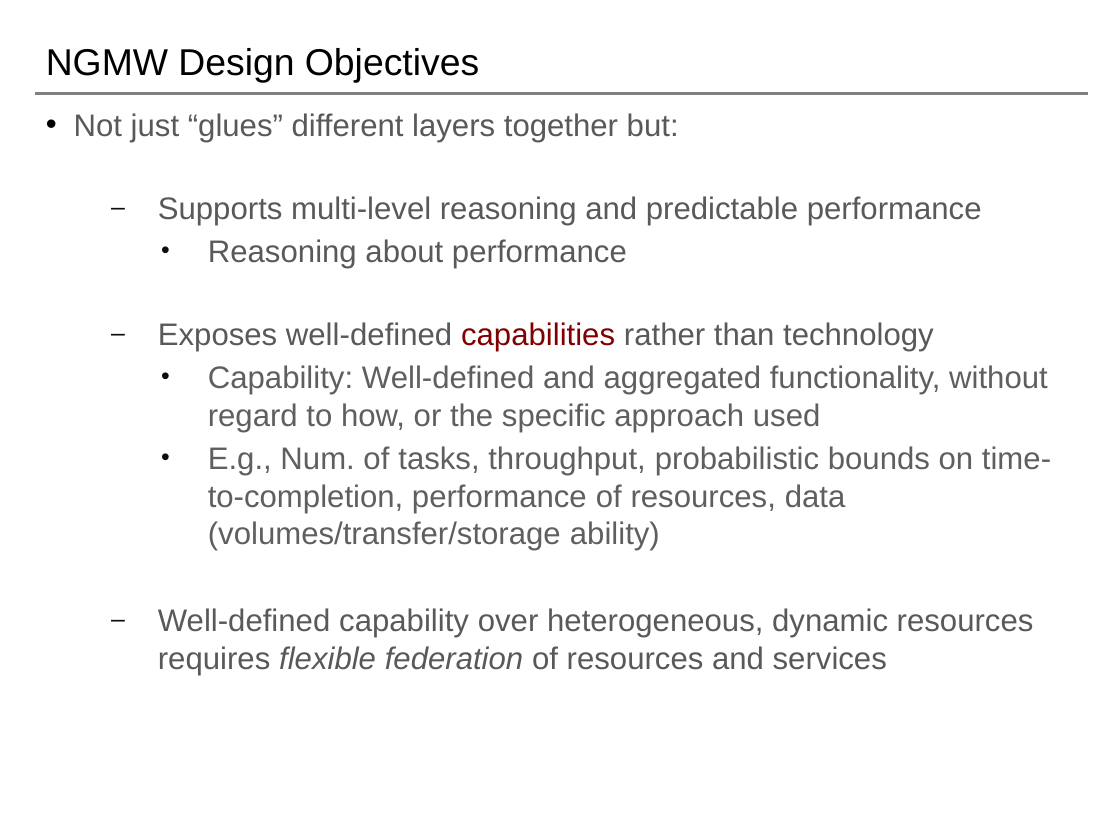
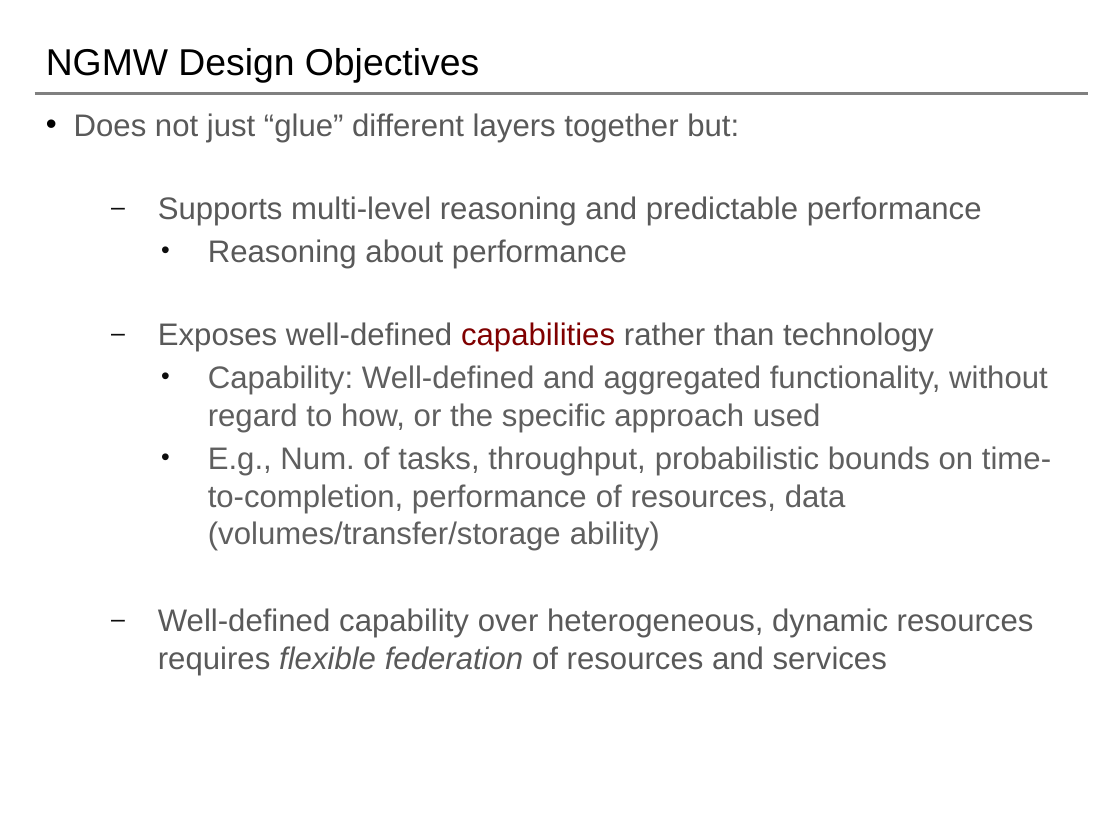
Before and after one commit to saga-project/NGMW, a slide deck: slide 8 of presentations/radical-modsim.pptx. Drawn at 1120x840 pixels with LibreOffice and Linux fonts; fonts in the diff are those of the drawing; background and template pictures are left out. Boxes give left, top, right and bottom in pixels: in the first picture for what was removed or moved away, otherwise in the second. Text is boxed around its words. In the diff, an @@ line names an element or a change of style, - is before the commit and + after.

```diff
--- a/presentations/radical-modsim.pptx
+++ b/presentations/radical-modsim.pptx
@@ text at (x1=74, y1=113, x2=739, y2=142): text changed @@
-• Not just “glues” different layers together but:
+• Does not just “glue” different layers together but:
```
Also in this commit, not shown: 4 other slides changed, 5 slides removed.
